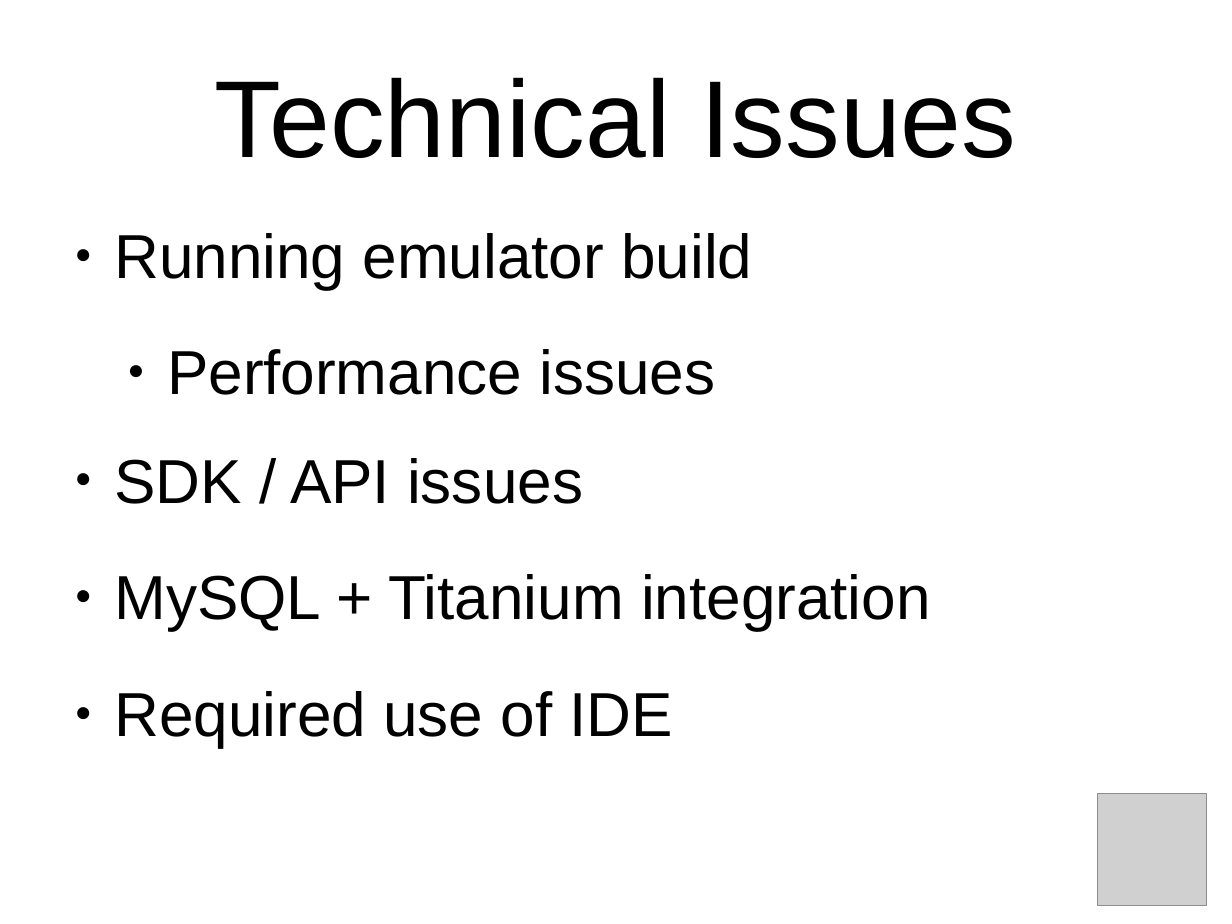
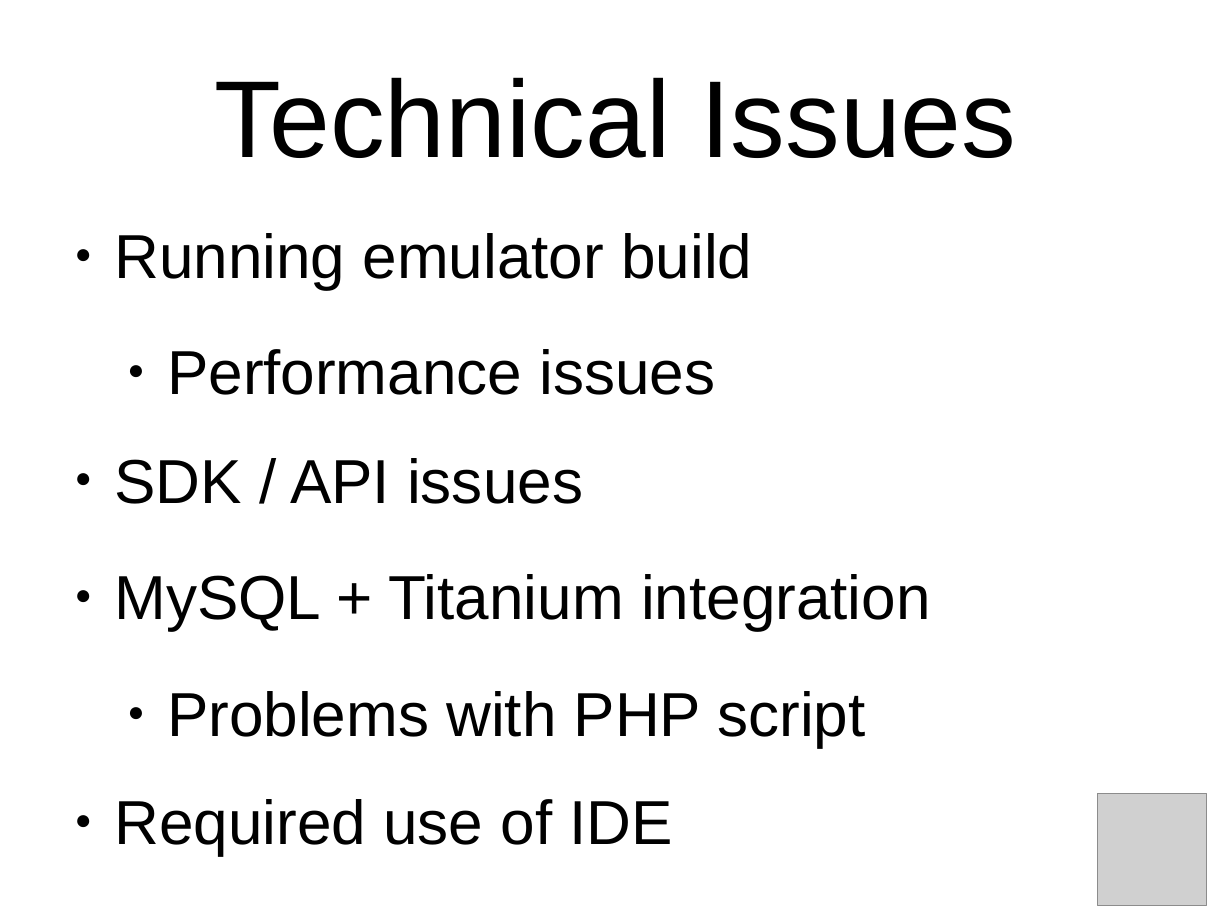
Before and after one commit to oddshocks/hivemind, a slide deck: slide 11 of docs/demo.odp. Drawn at 1232x924 pixels with LibreOffice and Linux fonts; fonts in the diff are those of the drawing; grey boxes stand for pictures; background and template pictures are left out. Boxes give left, top, right and bottom in pixels: in the first picture for what was removed or moved away, otherwise in the second. Text is boxed around its words. In the diff, an @@ line names an element or a change of style, - is before the commit and + after.

Commit message:
add final presentation changes

```diff
--- a/docs/demo.odp
+++ b/docs/demo.odp
@@ text at (x1=167, y1=691, x2=865, y2=747): paragraph added @@
+  ● Problems with PHP script
```
Also in this commit, not shown: 1 slide added, 1 other file.
